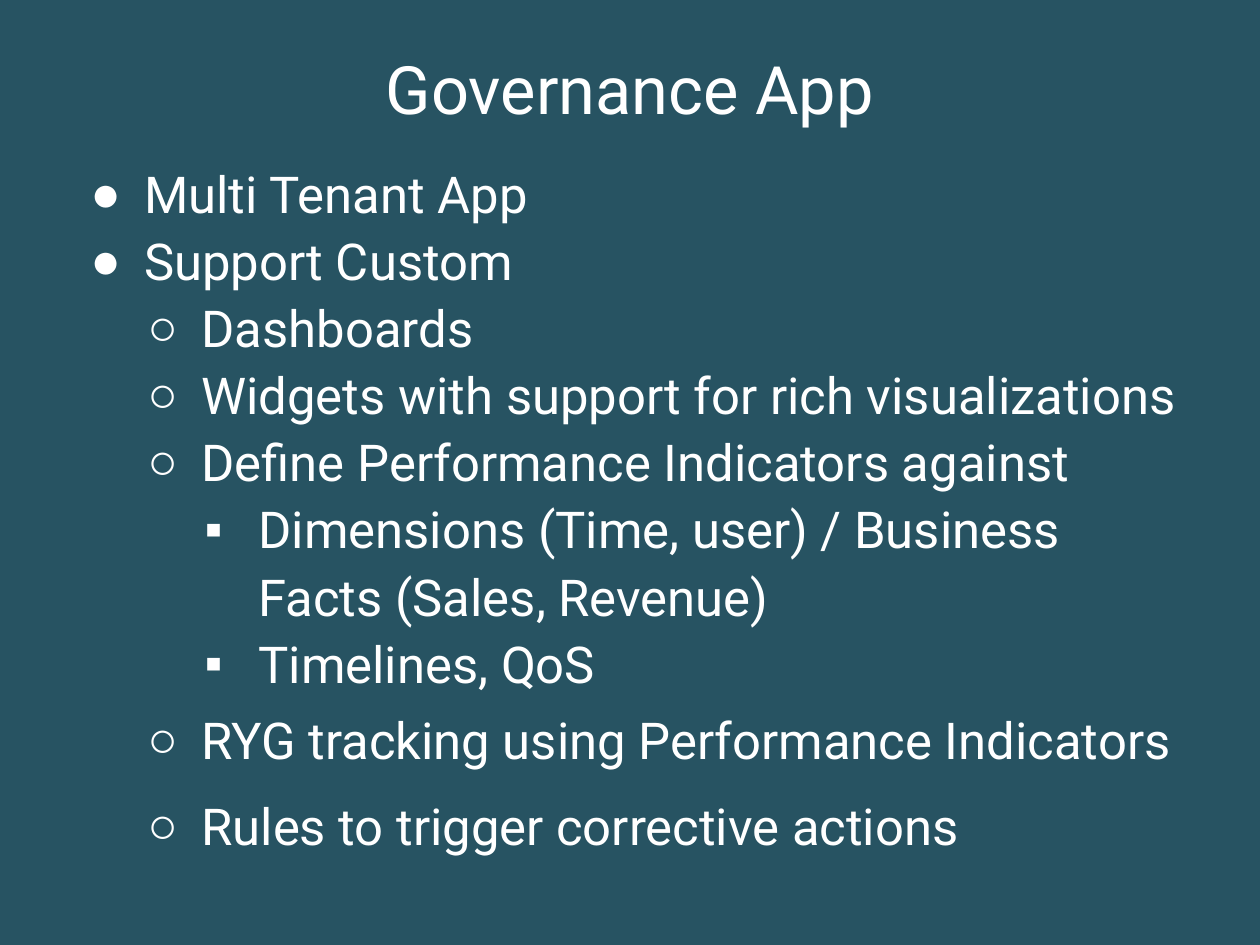
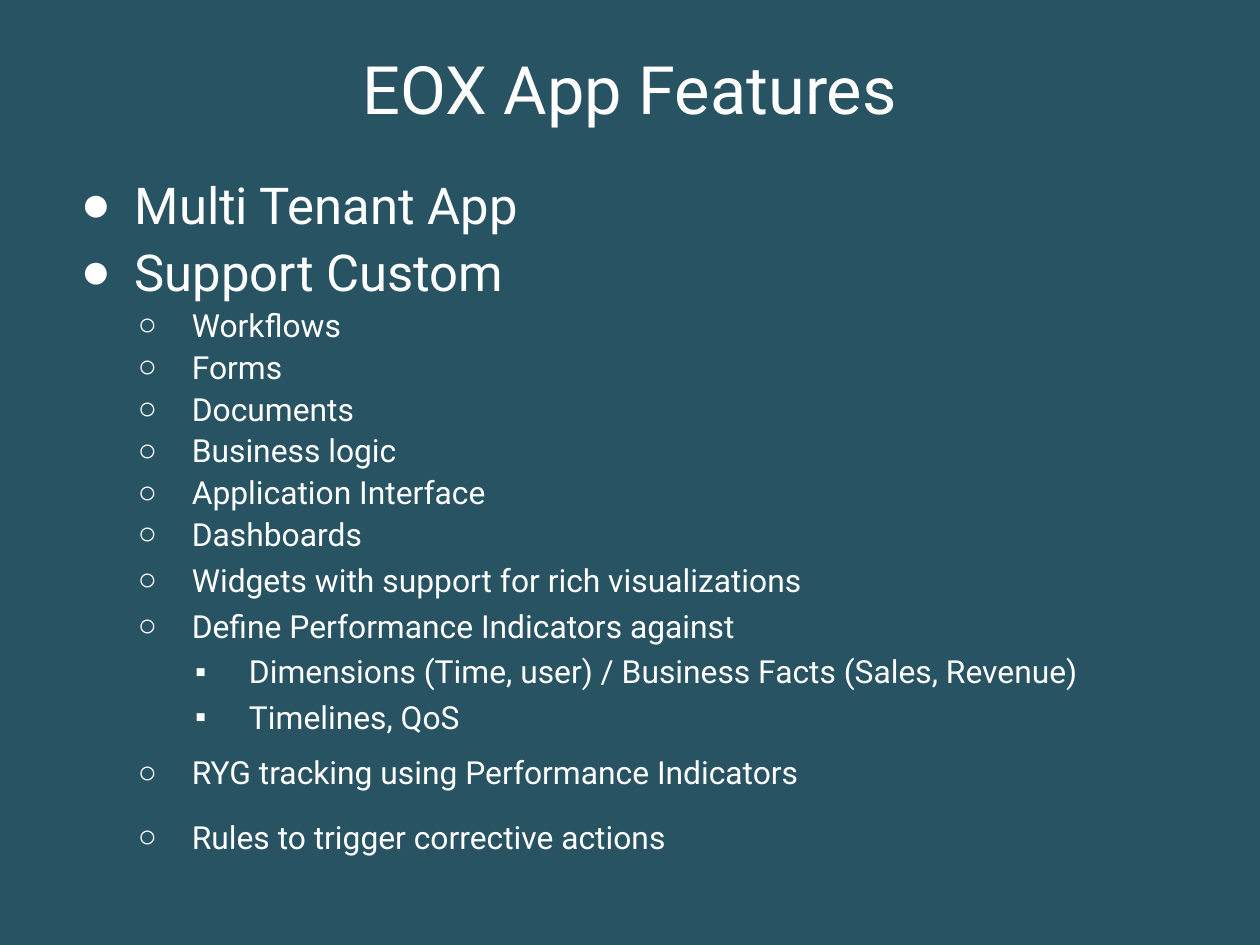
Before and after one commit to vijayeox/jenkinsdemo-API, a slide deck: slide 6 of Docs/EOX Application Development.pptx (slide 7 before the commit). Drawn at 1260x945 pixels with LibreOffice and Linux fonts; fonts in the diff are those of the drawing; background and template pictures are left out. Boxes give left, top, right and bottom in pixels: in the first picture for what was removed or moved away, otherwise in the second. Text is boxed around its words. In the diff, an @@ line names an element or a change of style, - is before the commit and + after.

Commit message:
Minor edits to update the app builder components and features

```diff
--- a/Docs/EOX Application Development.pptx
+++ b/Docs/EOX Application Development.pptx
@@ text at <box>363,66,897,128</box>: text changed @@
-Governance App
+EOX App Features
@@ text "Multi Tenant App": place and size @@
-text "Multi Tenant App" at <box>144,175,1175,856</box>
+text "Multi Tenant App" at <box>135,186,1077,856</box>
@@ text "Multi Tenant App" at <box>135,186,1077,856</box>: vertical alignment middle to top @@
@@ text at <box>192,313,485,511</box>: paragraphs added @@
+  ○ Workflows
+  ○ Forms
+  ○ Documents
+  ○ Business logic
+  ○ Application Interface
@@ text at <box>192,522,1077,856</box>: size 32 to 20 pt in "Dashboards", "Widgets with support for rich visualizations", "Define Performance Indicators against", "Dimensions (Time, user) / Business Facts (Sales, ..." and 3 more places; line spacing 1.1 to 1.2 @@
```
Also in this commit, not shown: 2 other slides changed, 2 slides added, 1 slide removed.
